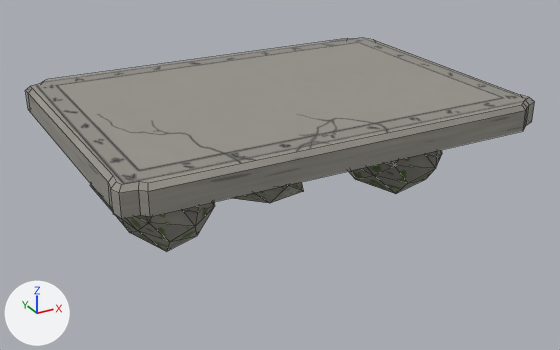
What one commit did to the FBX model Assets/ZonkContent/Art/Models/Tables/Table_Stone.fbx.
Both versions are drawn from a camera (50 mm lens) standing at (-4.71, -8.73, 3.13) and looking at (-0.02, -0.19, -1.13). Arrows for +X, +Y and +Z are at lower left; the lights stay in place. The first picture is the older version. Mesh edges are drawn as thin lines. Where no turn or scale is listed for an object, it has been applied to the vertices.

Objects in the first picture: 'Table_Stone'.
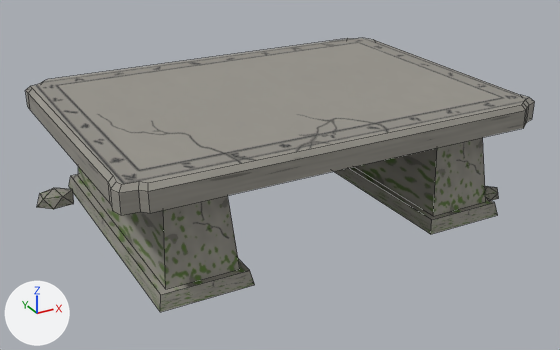
Diff of the bpy script that builds the scene:
```diff
--- a/Assets/ZonkContent/Art/Models/Tables/Table_Stone.fbx.py
+++ b/Assets/ZonkContent/Art/Models/Tables/Table_Stone.fbx.py
@@ me_table_stone @@
 # used by ob_table_stone; location = (0.0, 0.0, 0.0)
-me_table_stone.from_pydata(...)  # 156 vertices, 222 faces; spans x -2.85..2.86, y -2.06..2.07, z -1.6..0.0
+me_table_stone.from_pydata(...)  # 116 vertices, 106 faces; spans x -3.01..2.86, y -2.06..2.07, z -1.6..0.0
+# me_table_stone part 1: the loose piece of 12 vertices spanning x -0.55..0.54, y -0.16..0.68, z -1.6..-1.26 is scaled about its middle by (0.473, 0.444, 0.8), then moved by (-2.75, 1.04, -0.03)
+# me_table_stone part 2: the loose piece of 42 vertices spanning x -2.48..-1.02, y -1.32..1.08, z -1.6..-0.31 is rebuilt with 8 vertices and now spans x -2.3..-1.4, y -1.75..1.75, z -1.42..-0.3
+# me_table_stone part 3: the loose piece of 42 vertices spanning x 1.02..2.48, y -1.32..1.08, z -1.6..-0.31 is rebuilt with 8 vertices and now spans x 1.4..2.3, y -1.75..1.75, z -1.42..-0.3
+# me_table_stone part 4
+# 20 vertices in x -2.85..2.86, y -2.06..2.07, z -0.34 move by (0.0, 0.0, 0.04)
+# 28 vertices are added at x -2.42..2.79, y -1.88..1.87, z -1.6..-1.38
+# 32 new faces join them
 me_table_stone.materials.append(mat_table_stone)
```

Where the change shows, as pixel boxes [x1, y1, x2, y2] in the pictures (560 x 350 px; the box of a moved part takes in the faces that stretch with it):
'Table_Stone', reshaped (28% taller)
    before: [26, 38, 534, 252]
    after: [26, 38, 534, 312]
part 1 of me_table_stone, moved or reshaped
    before: [233, 182, 304, 203]
    after: [37, 188, 74, 209]
part 2 of me_table_stone, rebuilt (29% wider, 78% taller)
    before: [90, 184, 215, 252]
    after: [78, 167, 240, 289]
part 3 of me_table_stone, rebuilt
    before: [349, 150, 442, 194]
    after: [354, 137, 486, 216]
part 4 of me_table_stone, built on
    before: [26, 91, 534, 219]
    after: [26, 91, 534, 312]
